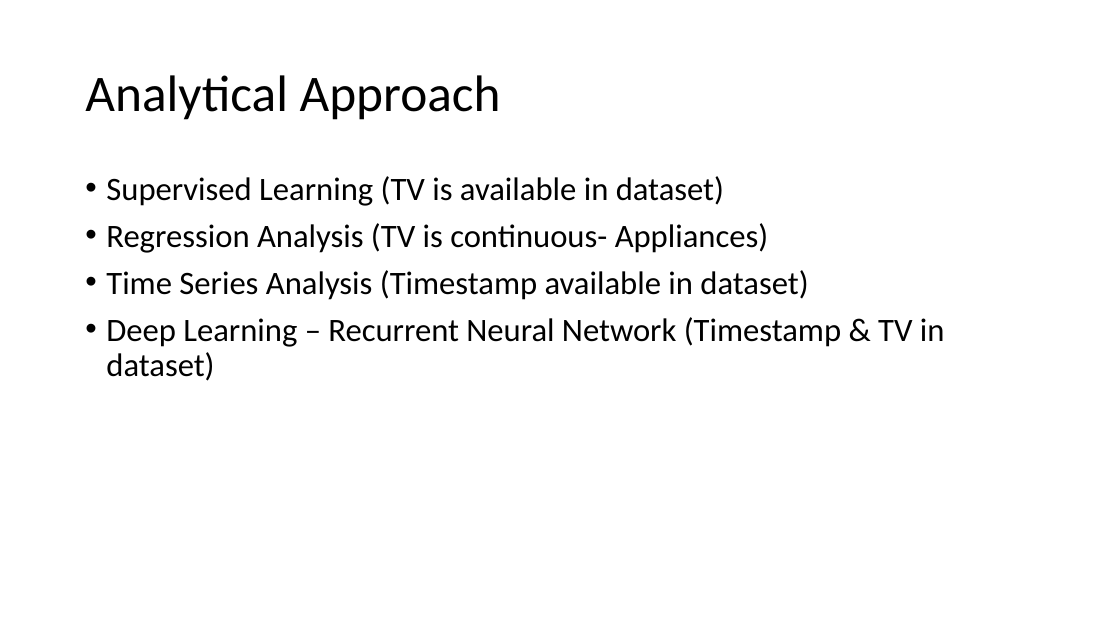
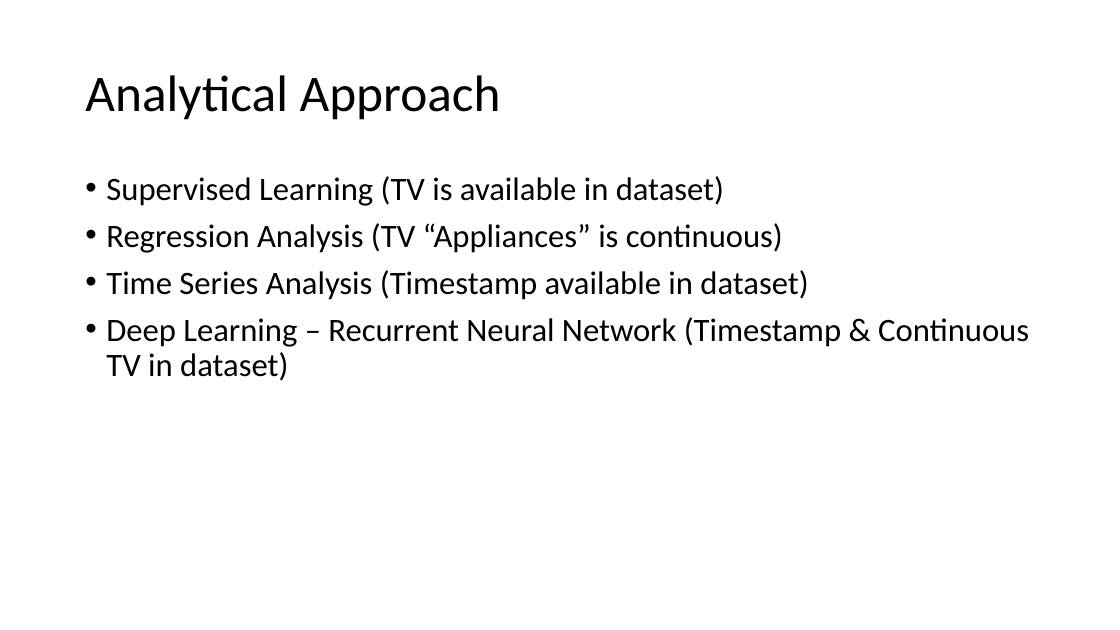
Before and after one commit to SyedNadir/Energy-prediction-use-case, a slide deck: slide 5 of documents/Report.pptx. Drawn at 1120x630 pixels with LibreOffice and Linux fonts; fonts in the diff are those of the drawing. Boxes give left, top, right and bottom in pixels: in the first picture for what was removed or moved away, otherwise in the second. Text is boxed around its words. In the diff, an @@ line names an element or a change of style, - is before the commit and + after.

```diff
--- a/documents/Report.pptx
+++ b/documents/Report.pptx
@@ text at [106,223,783,253]: text changed @@
-• Regression Analysis (TV is continuous- Appliances)
+• Regression Analysis (TV “Appliances” is continuous)
@@ text at [106,317,1029,381]: text changed @@
-• Deep Learning – Recurrent Neural Network (Timestamp & TV in dataset)
+• Deep Learning – Recurrent Neural Network (Timestamp & Continuous TV in dataset)
```
Also in this commit, not shown: 1 other slide changed.
